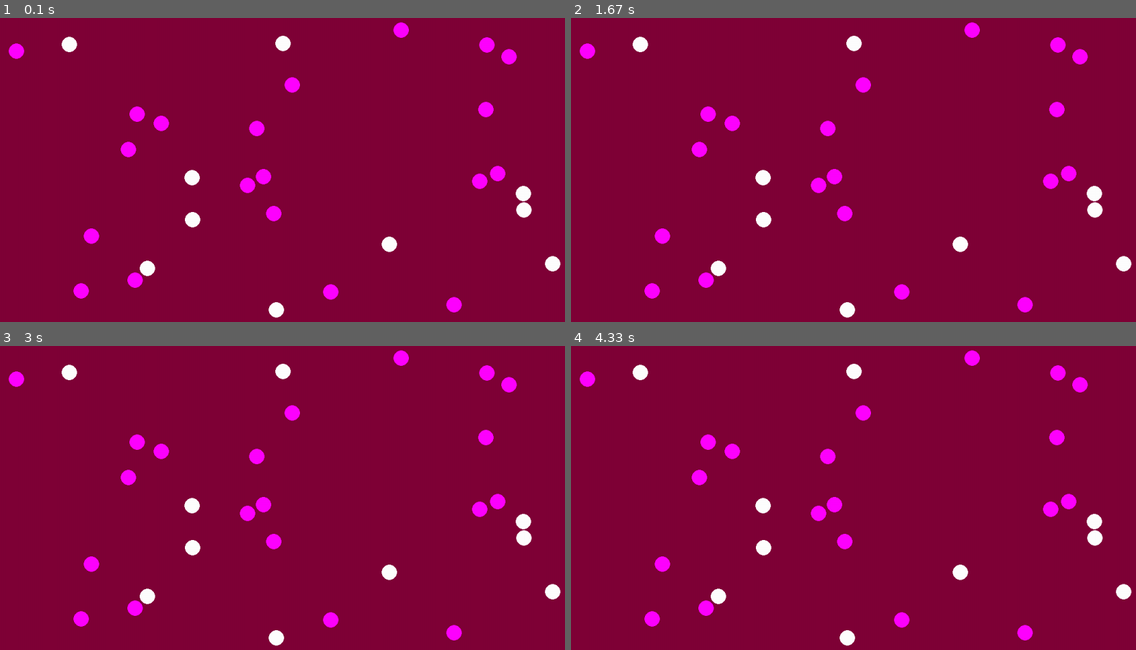
Above: before the commit, frames 1-4 (two rows, left to right).
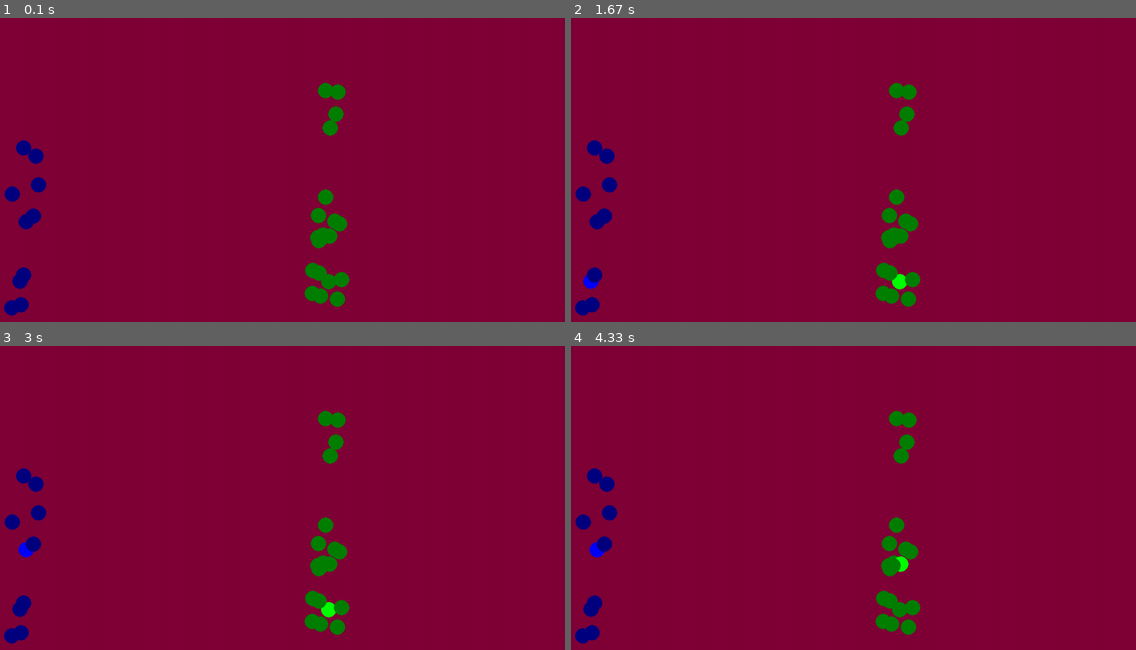
Above: after the commit, the same moments.

Repository: Wagdk/Innovation-og-python
Game: pygame game, started from Stilaris.py
Two runs of this game, one before a commit and one after it. Both use one fixed random seed, a clock stepped at 60 frames per second and the inputs below.
Inputs:
- Up to frame 1 (0.1 s): no input
- Up to frame 2 (1.67 s): tap Y at 0.33 s; tap I at 0.67 s; tap E at 1 s
- Up to frame 3 (3 s): hold Q 2.33-2.8 s
- Up to frame 4 (4.33 s): tap Y at 3.83, 4.23 s

The runs differ from the first frame. In frame 1, 6.1% of the frame differs, in the area x 0-100%, y 1-99%; in frame 2, 6.1%; in frame 3, 6.1%; in frame 4, 6.1%.

Commit message:
Update Stilaris.py

Diff:
--- a/Stilaris.py
+++ b/Stilaris.py
@@ -17,12 +17,24 @@
 
 WHITE = (255, 255, 255)
 
+BLUE = (0, 0, 128)
+LIGHT_BLUE = (0, 0, 255)
+
+GREEN = (0, 128, 0)
+LIGHT_GREEN = (0, 255, 0)
+
+
 
 
 def start_screen():
     screen.fill((128,0,55))
 
 
+class Player:
+    def __init__(self, index, status, selunit):
+        self.index = index
+        self.status = status
+        self.selunit = selunit
 
 
 class Ball:
@@ -42,65 +54,92 @@
         self.pos[1] += dy
 
 
-class keypress:
-    def __init__(self, pressed):
-        self.pressed = pressed
+
+
+
+units = []
+def make_units(amount, color, radius, player, x1, y1, x2, y2):
+    unittemp = []
+    for i in range(amount):
+        unittemp.append(Ball(radius, (random.randint(radius + min(x1,x2), max(x1,x2) - radius), random.randint(radius + min(y1,y2), max(y1,y2) - radius)), color, player, False))
+    units.append(unittemp)
+
+
+def highlight(player, basecolor, light_color, increment):
+        units[player.index][player.selunit].selected = False       #sets the current to not selected
+        units[player.index][player.selunit].color = basecolor           #Returns the original color
+
+        if increment == False:
+            player.selunit -= 1                                    #decrements by 1
+            if player.selunit < 0:                                 #Checks whether sup1 overflows and resets if so
+                player.selunit = len(units[player.index]) - 1
+        else:
+            player.selunit += 1                                    #increments by 1
+            if player.selunit > len(units[player.index]) - 1:                 #Checks whether sup1 overflows and resets if so
+                player.selunit = 0
+
+        units[player.index][player.selunit].selected = True        #Sets the new unit to selected
+        units[player.index][player.selunit].color = light_color     #Returns the original color
 
 
 
 
 
-players = []
-def make_players(amount, color, radius, player):
-    playertemp = []
-    for i in range(amount):
-        playertemp.append(Ball(radius, (random.randint(radius, WIDTH - radius), random.randint(radius, HEIGHT - radius)), color, player, False))
-    players.append(playertemp)
+p1 = Player(0, "alive", 0)
+p2 = Player(1, "alive", 0)
 
 
-make_players(10, (255, 255, 255), 15, "p1")
-make_players(20, (255, 0, 255), 15, "p2")
+make_units(10, BLUE, 15, p1.index, 10, 10, 100, 600)
+make_units(20, GREEN, 15, p2.index, 600, 10, 690, 600)
 
 #bal1 = Ball(15, (100, 100), (0, 255, 0), "p1", False)
 #bal2 = Ball(20, (200, 100), (255, 0, 0), "p2", False)
 
 
-sup1 = 0
-sup2 = 0
+
 
 
 
 running = True # En boolean-variabel for at holde spillet kørende
 while running: # Hovedspil-loop
+    start_screen()
     for event in pygame.event.get():
         if event.type == pygame.QUIT:
             running = False
 
-    start_screen()
 
 
-    #keyboard detection
+        #keyboard single-press detection
+        if event.type == pygame.KEYDOWN:
+
+            if event.key == pygame.K_q:
+                highlight(p1, BLUE, LIGHT_BLUE, False)
+
+
+            if event.key == pygame.K_e:
+                highlight(p1, BLUE, LIGHT_BLUE, True)
+
+
+            if event.key == pygame.K_y:
+                highlight(p2, GREEN, LIGHT_GREEN, False)
+
+
+            if event.key == pygame.K_i:
+                highlight(p2, GREEN, LIGHT_GREEN, True)
+
+
+
+
+
+
+    #keyboard hold detection
     keys = pygame.key.get_pressed()
 
 
 
 
     #player 1
-    if keys[pygame.K_q]:
-        players[0][sup1].selected = False   #sets the current to not selected
-        sup1 -= 1                           #decrements by 1
-        if sup1 < 1:                        #Checks whether sup1 overflows and resets if so
-            sup1 = 0
-        players[0][sup1].selected = True    #Sets the new unit to selected
-
-
-
-    if keys[pygame.K_e]:
-        players[0][sup1].selected = False   #sets the current to not selected
-        sup1 += 1                           #increments by 1
-        if sup1 > len(players[0]):          #Checks whether sup1 overflows and resets if so
-            sup1 = 0
-        players[0][sup1].selected = True    #Sets the new unit to selected
+    #if keys[pygame.K_q]:
 
 
 
@@ -116,8 +155,9 @@
 
 
 
-    #Renders the balls
-    for p in players:
+
+    #Renders the units
+    for p in units:
         for unit in p:
             unit.img()
 
